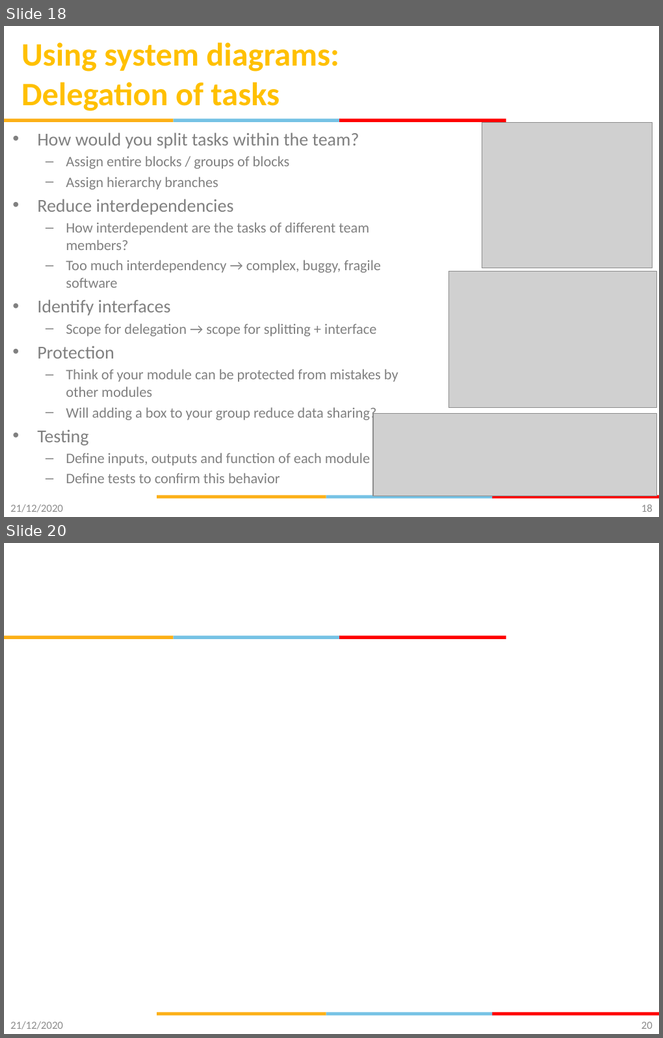
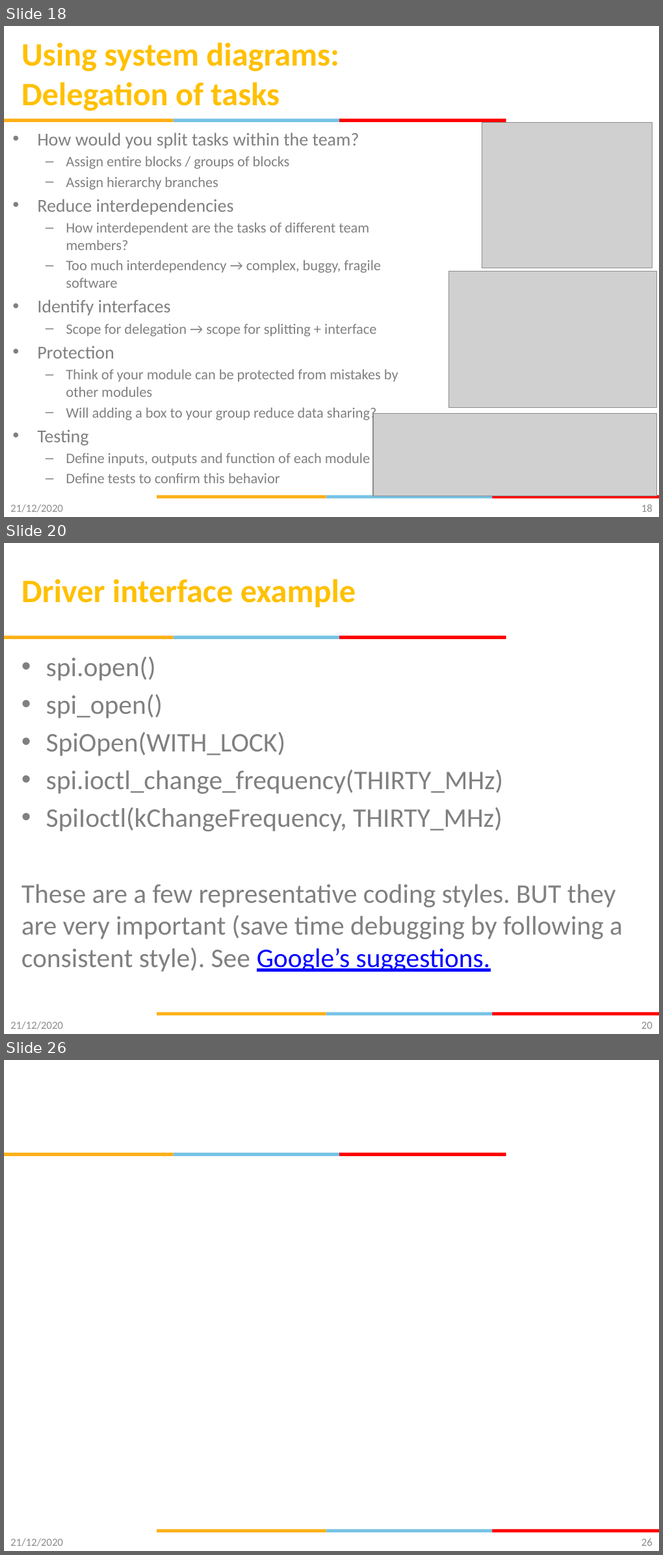
Before and after one commit to gsaurabhr-teaching/csg523-material, a slide deck: Lec-13-16-firmware-architecture.pptx. Shown one above the other, each under a label of ours: slides 18 and 20 before the commit, slides 18, 20 and 26 after it; the slides between them are not shown. The pictures are 663x1038 and 663x1555 pixels, drawn with LibreOffice and Linux fonts; fonts in the diff are those of the drawing; grey boxes stand for pictures; background and template pictures are left out. Boxes give left, top, right and bottom in pixels: in the first picture for what was removed or moved away, otherwise in the second. Text is boxed around its words. In the diff, an @@ line names an element or a change of style, - is before the commit and + after.

```diff
--- a/Lec-13-16-firmware-architecture.pptx
+++ b/Lec-13-16-firmware-architecture.pptx
@@ slide 20 added at bbox=[4, 543, 659, 1034], background #FFFFFF; not listed: 6 template elements that a slide beside it also shows @@
@@ title added at bbox=[22, 579, 356, 607], 36 pt, text #FFC000, bold @@
+Driver interface example
@@ text added at bbox=[22, 657, 623, 972], 29.6 pt, text #808080 @@
+• spi.open()
+• spi_open()
+• SpiOpen(WITH_LOCK)
+• spi.ioctl_change_frequency(THIRTY_MHz)
+• SpiIoctl(kChangeFrequency, THIRTY_MHz)
+These are a few representative coding styles. BUT they are very important (save time debugging by following a consistent style). See Google’s suggestions.
@@ text added at bbox=[10, 1021, 63, 1030], 12 pt, text #8C8C8C @@
+21/12/2020
@@ page number added at bbox=[642, 1022, 653, 1029], 12 pt, text #898989 @@
+20
@@ what was slide 20 is now slide 26 @@
@@ page number at bbox=[642, 1539, 653, 1546]: text changed @@
-20
+26
```
Also in this commit, not shown: 3 slides changed, 5 other slides added.
